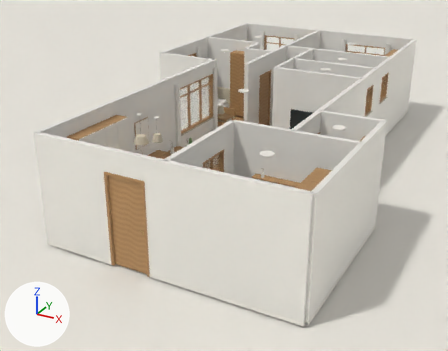
The Blender file models/huiyayuan-wood.blend, before and after one commit.
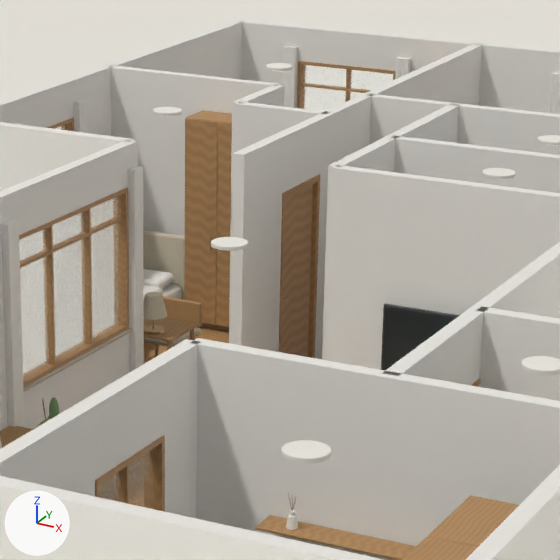
Each version is shown whole from a 50 mm lens placed at (11.6, -22.97, 7.18), pointed at (3.46, -8.17, -0.22), then close up on the part from 39% to 77% of the width and 5% to 53% of the height. The lights are fixed; the arrows at lower left show +X, +Y and +Z. The older version's two pictures come first.

Names of what the first close-up shows: 'Presentation ground', 'Wall 00 / pier.001', 'Wall 01 / pier', 'Wall 04 / pier.001', 'Wall 08 / pier.002', 'Wall 09 / pier', 'Wall 13 / pier', 'Wall 15 / pier', 'Wall 16 / pier', 'Wall 17 / pier', 'Wall 17 / pier.001', 'window_living_west / clear glazing' and 120 more.
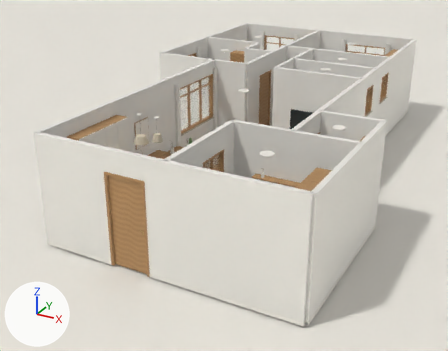
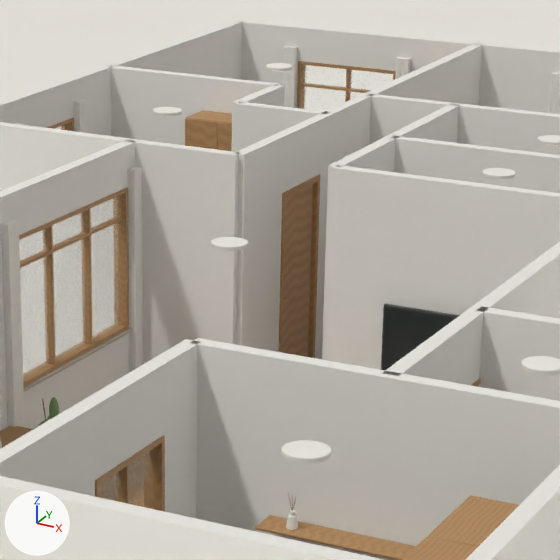
Where the change shows, as pixel boxes [x1, y1, x2, y2] in the close-ups (560 x 560 px):
'Wall 20 / pier', added
    after: [132, 139, 240, 364]
'书房客衣柜 door', unchanged, covered by the edit
    before: [184, 118, 218, 325]
    after: [185, 118, 218, 150]
'书房客衣柜 door.001', unchanged, covered by the edit
    before: [216, 122, 232, 327]
    after: [218, 122, 232, 151]
'书房日床 upholstered headboard', unchanged, covered by the edit
    before: [143, 230, 185, 300]

The change, as a diff of the scene's bpy script:
```diff
--- a/models/huiyayuan-wood.blend.py
+++ b/models/huiyayuan-wood.blend.py
@@ me_cube @@
+me_cube.from_pydata(...)  # a box spanning x -0.56..0.56, y -0.06..0.06, z -1.35..1.35
+me_cube.materials.append(mat_wall)  # white #ebe8e2
@@ ob_wall_20___pier @@
+ob_wall_20___pier = bpy.data.objects.new('Wall 20 / pier', me_cube)
+ob_wall_20___pier.location = (2.625, -6.26, 1.35)
+_m = ob_wall_20___pier.modifiers.new('Soft manufactured edges', 'BEVEL')
+_m.width = 0.001
+_m.width_pct = 0.001
+_m.segments = 3
+_m = ob_wall_20___pier.modifiers.new('Weighted corner normals', 'WEIGHTED_NORMAL')
+_m.keep_sharp = True
```
